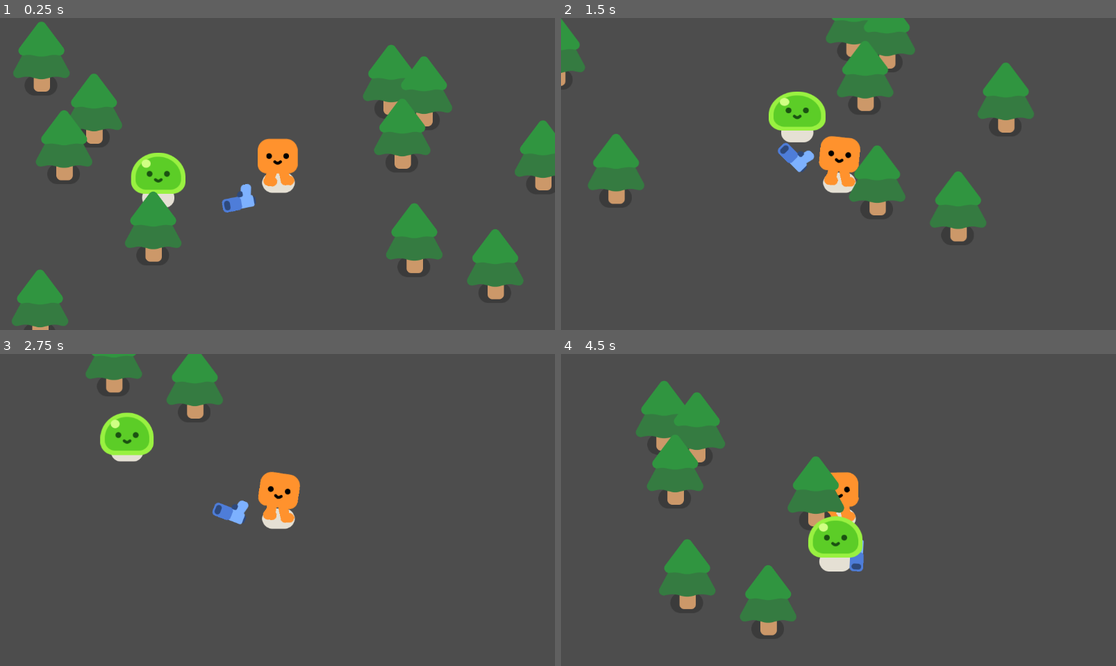
Above: before the commit, frames 1-4 (two rows, left to right).
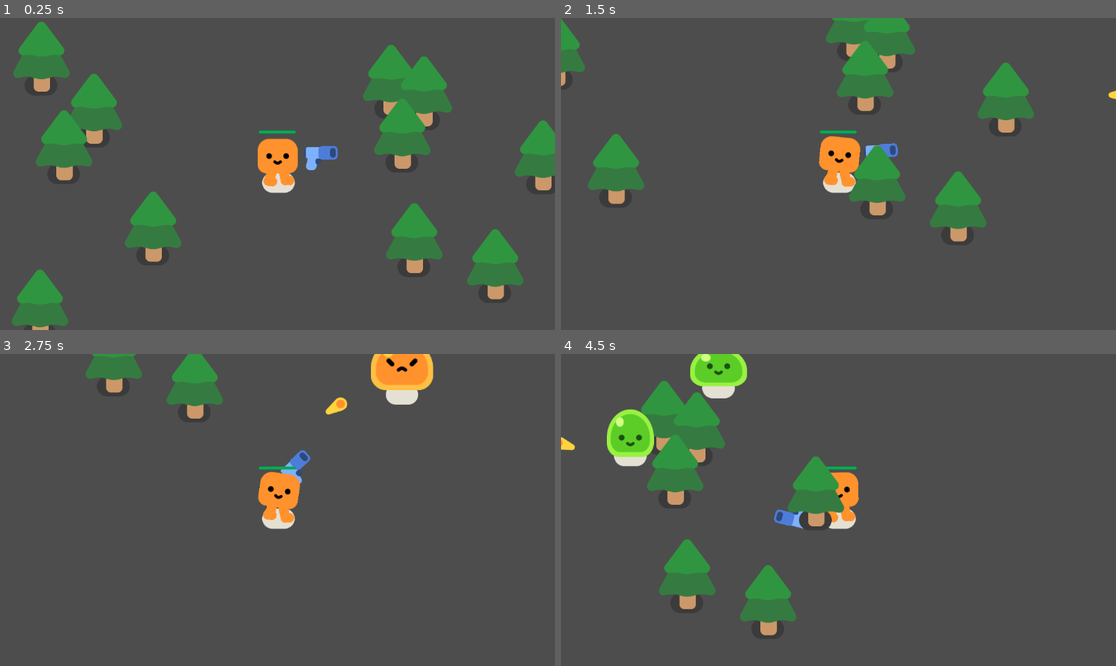
Above: after the commit, the same moments.

Repository: Rayz4010/the--attack-of-slimes
Game: Godot game, scene res://scenes/the_attack_of_slimes.tscn
Same seed, same stepped clock (60 frames per second), same inputs: the game is played once before the commit and once after it.
Inputs:
- Up to frame 1 (0.25 s): no input
- Up to frame 2 (1.5 s): hold D (move_right) 0.53-1.28 s; hold S (move_down) from 1.28 s (still down)
- Up to frame 3 (2.75 s): release S (move_down) at 2.03 s; hold D (move_right) from 2.03 s (still down)
- Up to frame 4 (4.5 s): release D (move_right) at 2.78 s; hold W (move_up) 2.78-3.53 s; hold A (move_left) from 3.53 s (still down)

The runs differ from the first frame. In frame 1, 1.9% of the frame differs, in the area x 23-61%, y 36-63%; in frame 2, 1.9%; in frame 3, 3.5%; in frame 4, 4.3%, in the area x 0-55%, y 0-70%.

Commit message:
Completed base game'

Diff:
--- a/scenes/player.tscn
+++ b/scenes/player.tscn
@@ -1,8 +1,25 @@
-[gd_scene load_steps=4 format=3 uid="uid://1jalatjypwya"]
+[gd_scene load_steps=7 format=3 uid="uid://1jalatjypwya"]
 
 [ext_resource type="PackedScene" uid="uid://pbmyh1qru7p" path="res://characters/happy_boo/happy_boo.tscn" id="1_a5jjh"]
 [ext_resource type="Script" path="res://scripts/player.gd" id="1_gu2my"]
 [ext_resource type="PackedScene" uid="uid://d0c6x8glu440s" path="res://scenes/gun.tscn" id="2_ji38d"]
+
+[sub_resource type="CircleShape2D" id="CircleShape2D_eaxuw"]
+radius = 52.0
+
+[sub_resource type="StyleBoxFlat" id="StyleBoxFlat_d7gce"]
+bg_color = Color(0.178212, 0.178212, 0.178212, 1)
+corner_radius_top_left = 10
+corner_radius_top_right = 10
+corner_radius_bottom_right = 10
+corner_radius_bottom_left = 10
+
+[sub_resource type="StyleBoxFlat" id="StyleBoxFlat_sxvv8"]
+bg_color = Color(0, 0.673266, 0.320393, 1)
+corner_radius_top_left = 10
+corner_radius_top_right = 10
+corner_radius_bottom_right = 10
+corner_radius_bottom_left = 10
 
 [node name="Player" type="CharacterBody2D"]
 script = ExtResource("1_gu2my")
@@ -17,3 +34,24 @@
 polygon = PackedVector2Array(-28, -6, -33, -8, -37, -12, -40, -17, 40, -18, 37, -12, 30, -7, 23, -6, 25, 4, 28, 4, 32, 6, 34, 10, 34, 15, 33, 18, 29, 23, 15, 23, 9, 20, 7, 16, 2, -7, -5, 7, -1, 13, -1, 20, -6, 24, -9, 26, -22, 24, -27, 22, -29, 17, -28, 11, -21, -6)
 
 [node name="Camera2D" type="Camera2D" parent="."]
+
+[node name="HurtBox" type="Area2D" parent="."]
+unique_name_in_owner = true
+collision_layer = 0
+collision_mask = 2
+
+[node name="CollisionShape2D" type="CollisionShape2D" parent="HurtBox"]
+position = Vector2(2, -5)
+shape = SubResource("CircleShape2D_eaxuw")
+debug_color = Color(0.372096, 0.0123588, 0.172379, 0.42)
+
+[node name="ProgressBar" type="ProgressBar" parent="."]
+unique_name_in_owner = true
+offset_left = -39.0
+offset_top = -90.0
+offset_right = 38.0
+offset_bottom = -84.0
+theme_override_styles/background = SubResource("StyleBoxFlat_d7gce")
+theme_override_styles/fill = SubResource("StyleBoxFlat_sxvv8")
+value = 100.0
+show_percentage = false
--- a/scenes/the_attack_of_slimes.tscn
+++ b/scenes/the_attack_of_slimes.tscn
@@ -1,17 +1,31 @@
-[gd_scene load_steps=4 format=3 uid="uid://b5id3u3y31jyn"]
+[gd_scene load_steps=5 format=3 uid="uid://b5id3u3y31jyn"]
 
+[ext_resource type="Script" path="res://scripts/the_attack_of_slimes.gd" id="1_fr5wg"]
 [ext_resource type="PackedScene" uid="uid://1jalatjypwya" path="res://scenes/player.tscn" id="1_mn5r3"]
 [ext_resource type="PackedScene" uid="uid://3k8pouhfhej3" path="res://scenes/tree.tscn" id="2_q5bi2"]
-[ext_resource type="PackedScene" uid="uid://bx6j1ya1ithr5" path="res://scenes/enemy.tscn" id="3_kxkpd"]
+
+[sub_resource type="Curve2D" id="Curve2D_e7tap"]
+_data = {
+"points": PackedVector2Array(0, 0, 0, 0, -298, -469.734, 0, 0, 0, 0, 920, -458, 0, 0, 0, 0, 926, 291)
+}
+point_count = 3
 
 [node name="Game" type="Node2D"]
 y_sort_enabled = true
+script = ExtResource("1_fr5wg")
 
 [node name="Player" parent="." instance=ExtResource("1_mn5r3")]
 position = Vector2(541, 290)
 
-[node name="Enemy" parent="." instance=ExtResource("3_kxkpd")]
-position = Vector2(220, 354)
+[node name="Path2D" type="Path2D" parent="Player"]
+position = Vector2(-580.163, 231.12)
+scale = Vector2(1.89542, 2.44632)
+curve = SubResource("Curve2D_e7tap")
+
+[node name="PathFollow2D" type="PathFollow2D" parent="Player/Path2D"]
+unique_name_in_owner = true
+position = Vector2(-298, -469.734)
+rotation = 0.00963323
 
 [node name="Tree" parent="." instance=ExtResource("2_q5bi2")]
 position = Vector2(159, 215)
@@ -45,3 +59,8 @@
 
 [node name="Tree11" parent="." instance=ExtResource("2_q5bi2")]
 position = Vector2(50, 107)
+
+[node name="Timer" type="Timer" parent="."]
+autostart = true
+
+[connection signal="timeout" from="Timer" to="." method="_on_timer_timeout"]
--- a/scripts/bullet.gd
+++ b/scripts/bullet.gd
@@ -5,7 +5,7 @@
 
 func _physics_process(delta):
 	const SPEED = 1000.0
-	const RANGE =200.0
+	const RANGE =800.0
 	var direction =Vector2.RIGHT.rotated(rotation)
 	position += direction * SPEED *delta
 
--- a/scripts/enemy.gd
+++ b/scripts/enemy.gd
@@ -1,6 +1,6 @@
 extends CharacterBody2D
 
-var health= 5
+var health= 3
 
 @onready var player = get_node("/root/Game/Player")
 
--- a/scripts/player.gd
+++ b/scripts/player.gd
@@ -1,4 +1,8 @@
 extends CharacterBody2D
+
+
+var health= 100.0
+signal health_depleted
 
 
 func _physics_process(delta):
@@ -12,3 +16,12 @@
 		%HappyBoo.play_walk_animation()
 	else:
 		%HappyBoo.play_idle_animation()
+
+	const DAMAGE_RATE=5.0
+
+	var overlapping_mobs = %HurtBox.get_overlapping_bodies()
+	if overlapping_mobs.size()>0:
+		health-= DAMAGE_RATE * overlapping_mobs.size() * delta
+		%ProgressBar.value=health
+		if health <=0.0:
+			health_depleted.emit()
--- /dev/null
+++ b/scripts/the_attack_of_slimes.gd
@@ -0,0 +1,11 @@
+extends Node2D
+
+func spawn_enemy():
+	var new_enemy= preload("res://scenes/enemy.tscn").instantiate()
+	%PathFollow2D.progress_ratio = randf()
+	new_enemy.global_position=%PathFollow2D.global_position
+	add_child(new_enemy)
+
+
+func _on_timer_timeout() -> void:
+	spawn_enemy()
